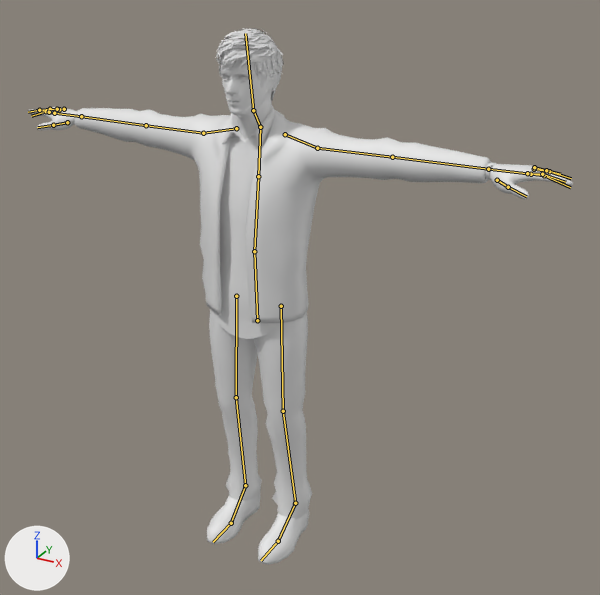
Two versions of the Blender file blueprints/humans/male/playable character/rory-rigged-merged-walking.blend, one commit apart.
Before and after are seen from a camera (50 mm lens) standing at (2.79, -4.52, 4.26) and looking at (0.26, 0.09, 1.96). Every picture has the same lights, and +X, +Y and +Z are marked at lower left. The bones that bend it are drawn over the model as lines.

Objects in the first picture: 'RoryWatchRing'.
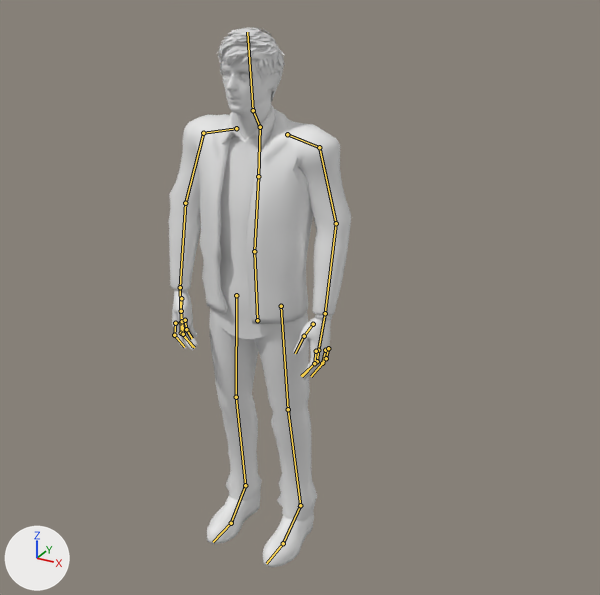
The newer file adds an action. The first version stands in its rest pose; the second is drawn at frame 49 of the action 'Idle'.

Location of each change, [x1, y1, x2, y2] in pixels of the pictures (600 x 595 px):
'RoryWatchRing', posed (66% narrower): before [27, 28, 573, 565]; after [168, 27, 351, 568]
bone 'Head', root to tip: before (253, 110) to (245, 33); after (253, 110) to (247, 32)
bone 'Shoulder.L', root to tip: before (285, 134) to (317, 148); after (287, 134) to (319, 147)
bone 'Upper Arm.L', root to tip: before (317, 148) to (392, 157); after (319, 147) to (336, 223)
bone 'Lower Arm.L', root to tip: before (392, 157) to (488, 169); after (336, 223) to (325, 313)
bone 'Finger021.L', root to tip: before (544, 175) to (570, 187); after (317, 361) to (301, 376)
bone 'Finger031.L', root to tip: before (549, 171) to (571, 178); after (322, 363) to (311, 376)
bone 'Finger011.L', root to tip: before (542, 174) to (565, 182); after (314, 363) to (302, 376)
bone 'Finger041.L', root to tip: before (546, 170) to (560, 174); after (326, 358) to (319, 367)
bone 'Upper Arm.R', root to tip: before (203, 133) to (146, 125); after (203, 133) to (185, 203)
bone 'Lower Arm.R', root to tip: before (146, 125) to (81, 116); after (185, 203) to (180, 287)
bone 'Hand.R', root to tip: before (81, 116) to (54, 113); after (180, 287) to (181, 322)
bone 'Finger021.R', root to tip: before (46, 111) to (31, 116); after (181, 333) to (194, 347)
bone 'Thumb001.R', root to tip: before (53, 125) to (37, 127); after (181, 311) to (183, 329)
bone 'Finger031.R', root to tip: before (50, 109) to (38, 110); after (183, 334) to (193, 347)
bone 'Finger011.R', root to tip: before (39, 110) to (28, 112); after (174, 335) to (184, 347)
bone 'Finger041.R', root to tip: before (57, 109) to (48, 109); after (186, 329) to (192, 338)

The change, as a list of edits to the scene's bpy script:
```text
Change bone_head:
    where bone_head = bpy.data.objects['Armature'].pose.bones['Head']  # child of 'Neck'
    bone_head.location: (0.0, 0.0, 0.0) -> (-0.003, -0.04, -0.12)
    bone_head.rotation_quaternion: (1.0, 0.0, 0.0, 0.0) -> (0.999, -0.04, 0.006, 0.0)  # degrees (0, 0, 0) -> degrees (-5, 1, 0)
Change bone_shoulder_l:
    where bone_shoulder_l = bpy.data.objects['Armature'].pose.bones['Shoulder.L']  # child of 'Chest'
    bone_shoulder_l.location: (0.0, 0.0, 0.0) -> (0.005, -0.002, -0.032)
Change bone_upper_arm_l:
    where bone_upper_arm_l = bpy.data.objects['Armature'].pose.bones['Upper Arm.L']  # child of 'Shoulder.L'
    bone_upper_arm_l.location: (0.0, 0.0, 0.0) -> (3.342, 0.555, 0.381)
    bone_upper_arm_l.rotation_quaternion: (1.0, 0.0, 0.0, 0.0) -> (0.781, 0.029, 0.048, -0.613)  # degrees (0, 0, 0) -> degrees (-1, 6, -76)
Change bone_lower_arm_l:
    where bone_lower_arm_l = bpy.data.objects['Armature'].pose.bones['Lower Arm.L']  # child of 'Upper Arm.L'
    bone_lower_arm_l.location: (0.0, 0.0, 0.0) -> (-0.105, 0.201, -0.226)
    bone_lower_arm_l.rotation_quaternion: (1.0, 0.0, 0.0, 0.0) -> (0.981, 0.151, -0.002, -0.089)  # degrees (0, 0, 0) -> degrees (17, 1, -10)
Change bone_finger021_l:
    where bone_finger021_l = bpy.data.objects['Armature'].pose.bones['Finger021.L']  # child of 'Finger020.L'
    bone_finger021_l.location: (0.0, 0.0, 0.0) -> (-0.05, 0.23, -0.096)
    bone_finger021_l.rotation_quaternion: (1.0, 0.0, 0.0, 0.0) -> (0.977, 0.038, -0.087, -0.176)  # degrees (0, 0, 0) -> degrees (6, -9, -21)
Change bone_finger031_l:
    where bone_finger031_l = bpy.data.objects['Armature'].pose.bones['Finger031.L']  # child of 'Finger030.L'
    bone_finger031_l.location: (0.0, 0.0, 0.0) -> (-0.007, 0.236, -0.102)
    bone_finger031_l.rotation_quaternion: (1.0, 0.0, 0.0, 0.0) -> (0.977, 0.027, -0.095, -0.174)  # degrees (0, 0, 0) -> degrees (5, -10, -21)
Change bone_finger011_l:
    where bone_finger011_l = bpy.data.objects['Armature'].pose.bones['Finger011.L']  # child of 'Finger010.L'
    bone_finger011_l.location: (0.0, 0.0, 0.0) -> (-0.046, 0.232, -0.09)
    bone_finger011_l.rotation_quaternion: (1.0, 0.0, 0.0, 0.0) -> (0.972, 0.053, -0.088, -0.184)  # degrees (0, 0, 0) -> degrees (8, -9, -22)
Change bone_finger041_l:
    where bone_finger041_l = bpy.data.objects['Armature'].pose.bones['Finger041.L']  # child of 'Finger040.L'
    bone_finger041_l.location: (0.0, 0.0, 0.0) -> (0.009, 0.23, -0.111)
    bone_finger041_l.rotation_quaternion: (1.0, 0.0, 0.0, 0.0) -> (0.977, 0.021, -0.105, -0.169)  # degrees (0, 0, 0) -> degrees (4, -11, -20)
Change bone_upper_arm_r:
    where bone_upper_arm_r = bpy.data.objects['Armature'].pose.bones['Upper Arm.R']  # child of 'Shoulder.R.001'
    bone_upper_arm_r.location: (0.0, 0.0, 0.0) -> (-2.946, 1.009, 0.063)
    bone_upper_arm_r.rotation_quaternion: (1.0, 0.0, 0.0, 0.0) -> (0.773, 0.113, 0.03, 0.614)  # degrees (0, 0, 0) -> degrees (12, -5, 76)
Change bone_lower_arm_r:
    where bone_lower_arm_r = bpy.data.objects['Armature'].pose.bones['Lower Arm.R']  # child of 'Upper Arm.R'
    bone_lower_arm_r.location: (0.0, 0.0, 0.0) -> (0.133, 0.177, 0.046)
    bone_lower_arm_r.rotation_quaternion: (1.0, 0.0, 0.0, 0.0) -> (0.989, 0.014, -0.032, 0.124)  # degrees (0, 0, 0) -> degrees (1, -4, 14)
Change bone_hand_r:
    where bone_hand_r = bpy.data.objects['Armature'].pose.bones['Hand.R']  # child of 'Lower Arm.R'
    bone_hand_r.location: (0.0, 0.0, 0.0) -> (0.035, 0.048, -0.014)
    bone_hand_r.rotation_quaternion: (1.0, 0.0, 0.0, 0.0) -> (0.995, 0.039, -0.002, 0.094)  # degrees (0, 0, 0) -> degrees (4, -1, 11)
Change bone_finger021_r:
    where bone_finger021_r = bpy.data.objects['Armature'].pose.bones['Finger021.R']  # child of 'Finger020.R'
    bone_finger021_r.location: (0.0, 0.0, 0.0) -> (0.1, 0.266, -0.14)
    bone_finger021_r.rotation_quaternion: (1.0, 0.0, 0.0, 0.0) -> (0.937, 0.073, 0.181, 0.281)  # degrees (0, 0, 0) -> degrees (15, 17, 36)
Change bone_thumb001_r:
    where bone_thumb001_r = bpy.data.objects['Armature'].pose.bones['Thumb001.R']  # child of 'Thumb000.R'
    bone_thumb001_r.location: (0.0, 0.0, 0.0) -> (-0.045, -0.002, 0.038)
    bone_thumb001_r.rotation_quaternion: (1.0, 0.0, 0.0, 0.0) -> (0.994, -0.085, -0.035, -0.046)  # degrees (0, 0, 0) -> degrees (-10, -4, -5)
Change bone_finger031_r:
    where bone_finger031_r = bpy.data.objects['Armature'].pose.bones['Finger031.R']  # child of 'Finger030.R'
    bone_finger031_r.location: (0.0, 0.0, 0.0) -> (0.039, 0.281, -0.146)
    bone_finger031_r.rotation_quaternion: (1.0, 0.0, 0.0, 0.0) -> (0.937, 0.05, 0.196, 0.277)  # degrees (0, 0, 0) -> degrees (12, 20, 35)
Change bone_finger011_r:
    where bone_finger011_r = bpy.data.objects['Armature'].pose.bones['Finger011.R']  # child of 'Finger010.R'
    bone_finger011_r.location: (0.0, 0.0, 0.0) -> (0.109, 0.252, -0.146)
    bone_finger011_r.rotation_quaternion: (1.0, 0.0, 0.0, 0.0) -> (0.92, 0.118, 0.2, 0.297)  # degrees (0, 0, 0) -> degrees (21, 18, 39)
Change bone_finger041_r:
    where bone_finger041_r = bpy.data.objects['Armature'].pose.bones['Finger041.R']  # child of 'Finger040.R'
    bone_finger041_r.location: (0.0, 0.0, 0.0) -> (0.018, 0.274, -0.157)
    bone_finger041_r.rotation_quaternion: (1.0, 0.0, 0.0, 0.0) -> (0.937, 0.037, 0.211, 0.267)  # degrees (0, 0, 0) -> degrees (11, 22, 34)
Change bone_leg_ik_l:
    where bone_leg_ik_l = bpy.data.objects['Armature'].pose.bones['Leg IK.L']
    bone_leg_ik_l.location: (0.0, 0.0, 0.0) -> (-0.047, -0.006, 0.003)
```
